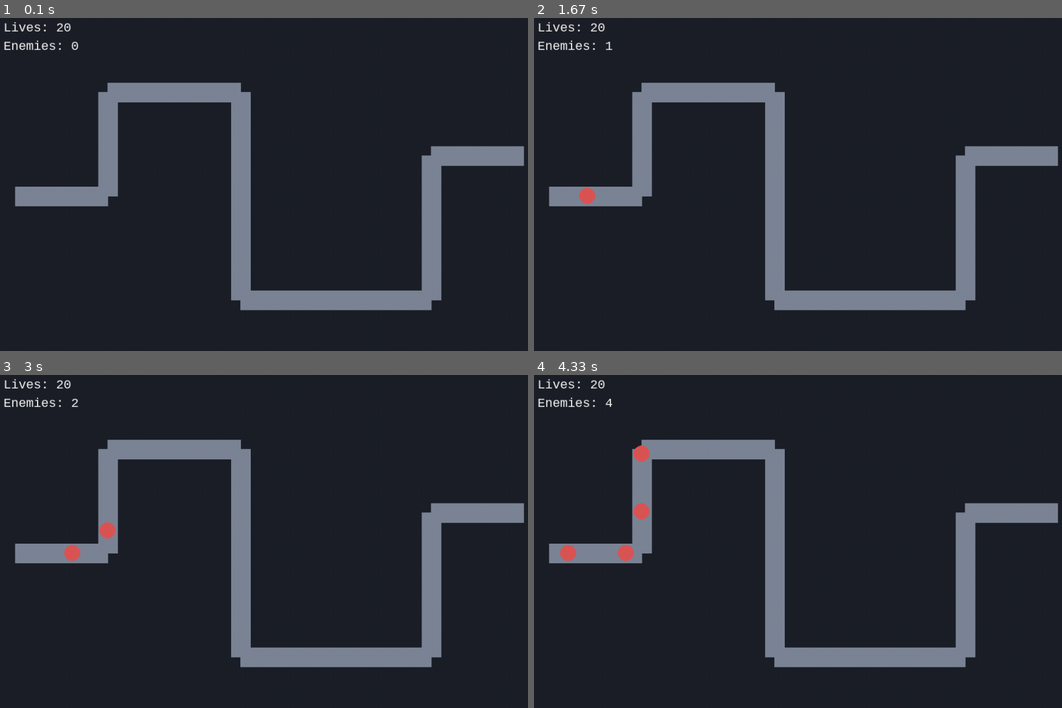
Above: before the commit, frames 1-4 (two rows, left to right).
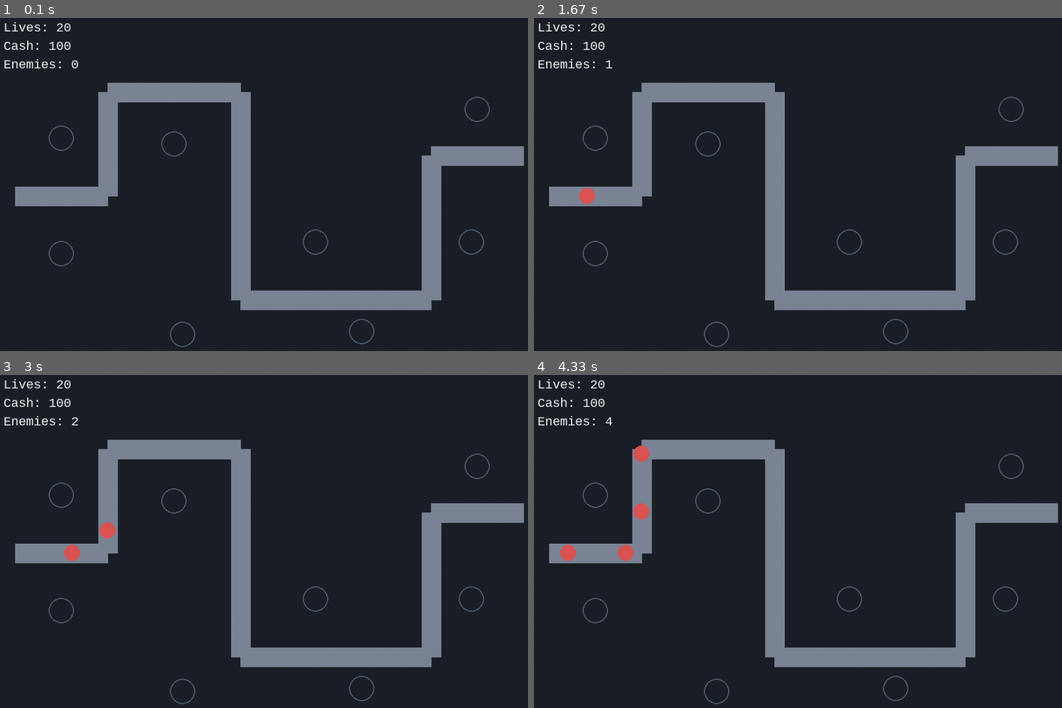
Above: after the commit, the same moments.

Repository: Caleb-M-Y/Randomness
Game: pygame game, started from games/tower_defense/tower_defense.py
The game is run twice, just before and just after one commit, with the same random seed, the same clock (stepped at 60 frames per second) and the same inputs.
Inputs (mouse positions are in pixels of both pictures, inside the frame that each line leads up to):
- Up to frame 1 (0.1 s): no input
- Up to frame 2 (1.67 s): click (803, 194) at 0.38 s
- Up to frame 3 (3 s): no input
- Up to frame 4 (4.33 s): no input

The runs differ from the first frame. In frame 1, 0.8% of the frame differs, in the area x 0-93%, y 6-99%; in frame 2, 0.8%; in frame 3, 0.8%; in frame 4, 0.8%.

Commit message:
tower update

Diff:
--- a/games/tower_defense/tower_defense.py
+++ b/games/tower_defense/tower_defense.py
@@ -8,24 +8,34 @@
 WIDTH, HEIGHT = 960, 640
 FPS = 60
 STARTING_LIVES = 20
+STARTING_CASH = 100
 ENEMY_RADIUS = 14
 ENEMY_SPEED = 100.0  # pixels per second
 SPAWN_INTERVAL = 1.0  # seconds
+PROJECTILE_SPEED = 380.0
+TOWER_RANGE = 150
+TOWER_FIRE_RATE = 0.75
+TOWER_COST = 50
+ENEMY_REWARD = 20
 
 # Colors (R, G, B).
 BG_COLOR = (28, 32, 40)
 PATH_COLOR = (125, 133, 150)
 ENEMY_COLOR = (220, 85, 85)
 TEXT_COLOR = (245, 245, 245)
+TOWER_COLOR = (86, 181, 130)
+SPOT_COLOR = (80, 95, 110)
+PROJECTILE_COLOR = (255, 220, 120)
 
 
 class Enemy:
-	def __init__(self, path_points, speed=ENEMY_SPEED, hp=1):
+	def __init__(self, path_points, speed=ENEMY_SPEED, hp=5):
 		self.path_points = path_points
 		self.x, self.y = path_points[0]
 		self.speed = speed
 		self.hp = hp
 		self.target_index = 1
+		self.alive = True
 		self.reached_goal = False
 
 	def update(self, dt):
@@ -61,15 +71,106 @@
 		pygame.draw.circle(surface, ENEMY_COLOR, (int(self.x), int(self.y)), ENEMY_RADIUS)
 
 
+class Tower:
+	def __init__(self, x, y):
+		self.x = x
+		self.y = y
+		self.range = TOWER_RANGE
+		self.fire_rate = TOWER_FIRE_RATE
+		self.cooldown = 0.0
+
+	def update(self, dt, enemies, projectiles):
+		if self.cooldown > 0:
+			self.cooldown -= dt
+
+		if self.cooldown > 0:
+			return
+
+		target = self.find_target(enemies)
+		if target is None:
+			return
+
+		projectiles.append(Projectile(self.x, self.y, target))
+		self.cooldown = self.fire_rate
+
+	def find_target(self, enemies):
+		for enemy in enemies:
+			if not enemy.alive or enemy.reached_goal:
+				continue
+
+			distance = math.hypot(enemy.x - self.x, enemy.y - self.y)
+			if distance <= self.range:
+				return enemy
+
+		return None
+
+	def draw(self, surface):
+		pygame.draw.circle(surface, TOWER_COLOR, (self.x, self.y), 18)
+		pygame.draw.circle(surface, TEXT_COLOR, (self.x, self.y), self.range, 1)
+
+
+class Projectile:
+	def __init__(self, x, y, target, speed=PROJECTILE_SPEED):
+		self.x = x
+		self.y = y
+		self.target = target
+		self.speed = speed
+		self.active = True
+
+	def update(self, dt):
+		if not self.active:
+			return
+
+		if self.target is None or not self.target.alive or self.target.reached_goal:
+			self.active = False
+			return
+
+		dx = self.target.x - self.x
+		dy = self.target.y - self.y
+		distance = math.hypot(dx, dy)
+
+		if distance <= self.speed * dt:
+			self.target.hp -= 1
+			if self.target.hp <= 0:
+				self.target.alive = False
+			self.active = False
+			return
+
+		self.x += (dx / distance) * self.speed * dt
+		self.y += (dy / distance) * self.speed * dt
+
+	def draw(self, surface):
+		pygame.draw.circle(surface, PROJECTILE_COLOR, (int(self.x), int(self.y)), 5)
+
+
 def draw_path(surface, path_points):
 	pygame.draw.lines(surface, PATH_COLOR, False, path_points, 34)
 
 
-def draw_ui(surface, font, lives, enemies_on_screen):
+def draw_build_spots(surface, build_spots, occupied_spots):
+	for spot in build_spots:
+		color = TOWER_COLOR if spot in occupied_spots else SPOT_COLOR
+		pygame.draw.circle(surface, color, spot, 22, 2)
+
+
+def draw_ui(surface, font, lives, cash, enemies_on_screen):
 	lives_text = font.render(f"Lives: {lives}", True, TEXT_COLOR)
+	cash_text = font.render(f"Cash: {cash}", True, TEXT_COLOR)
 	enemy_text = font.render(f"Enemies: {enemies_on_screen}", True, TEXT_COLOR)
 	surface.blit(lives_text, (20, 16))
-	surface.blit(enemy_text, (20, 48))
+	surface.blit(cash_text, (20, 48))
+	surface.blit(enemy_text, (20, 80))
+
+
+def get_clicked_spot(mouse_pos, build_spots, occupied_spots):
+	for spot in build_spots:
+		if spot in occupied_spots:
+			continue
+
+		if math.hypot(mouse_pos[0] - spot[0], mouse_pos[1] - spot[1]) <= 22:
+			return spot
+
+	return None
 
 
 def main():
@@ -90,10 +191,24 @@
 		(760, 250),
 		(920, 250),
 	]
+	build_spots = [
+		(120, 220),
+		(120, 420),
+		(315, 230),
+		(330, 560),
+		(560, 400),
+		(640, 555),
+		(830, 400),
+		(840, 170),
+	]
 
 	enemies = []
+	towers = []
+	projectiles = []
+	occupied_spots = set()
 	spawn_timer = 0.0
 	lives = STARTING_LIVES
+	cash = STARTING_CASH
 	running = True
 
 	while running:
@@ -102,28 +217,53 @@
 		for event in pygame.event.get():
 			if event.type == pygame.QUIT:
 				running = False
-
-		spawn_timer += dt
-		if spawn_timer >= SPAWN_INTERVAL:
-			spawn_timer = 0.0
-			enemies.append(Enemy(path_points))
-
-		for enemy in enemies:
-			enemy.update(dt)
+			elif event.type == pygame.MOUSEBUTTONDOWN and event.button == 1 and lives > 0:
+				clicked_spot = get_clicked_spot(event.pos, build_spots, occupied_spots)
+				if clicked_spot is not None and cash >= TOWER_COST:
+					towers.append(Tower(*clicked_spot))
+					occupied_spots.add(clicked_spot)
+					cash -= TOWER_COST
+
+		if lives > 0:
+			spawn_timer += dt
+			if spawn_timer >= SPAWN_INTERVAL:
+				spawn_timer = 0.0
+				enemies.append(Enemy(path_points))
+
+			for enemy in enemies:
+				enemy.update(dt)
+
+			for tower in towers:
+				tower.update(dt, enemies, projectiles)
+
+			for projectile in projectiles:
+				projectile.update(dt)
 
 		leaked = [enemy for enemy in enemies if enemy.reached_goal]
 		if leaked:
 			lives -= len(leaked)
 
-		enemies = [enemy for enemy in enemies if not enemy.reached_goal]
+		defeated = [enemy for enemy in enemies if enemy.alive is False]
+		if defeated:
+			cash += len(defeated) * ENEMY_REWARD
+
+		enemies = [enemy for enemy in enemies if enemy.alive and not enemy.reached_goal]
+		projectiles = [projectile for projectile in projectiles if projectile.active]
 
 		screen.fill(BG_COLOR)
 		draw_path(screen, path_points)
+		draw_build_spots(screen, build_spots, occupied_spots)
 
 		for enemy in enemies:
 			enemy.draw(screen)
 
-		draw_ui(screen, font, lives, len(enemies))
+		for tower in towers:
+			tower.draw(screen)
+
+		for projectile in projectiles:
+			projectile.draw(screen)
+
+		draw_ui(screen, font, lives, cash, len(enemies))
 
 		if lives <= 0:
 			game_over = font.render("Game Over - Close window to exit", True, TEXT_COLOR)
